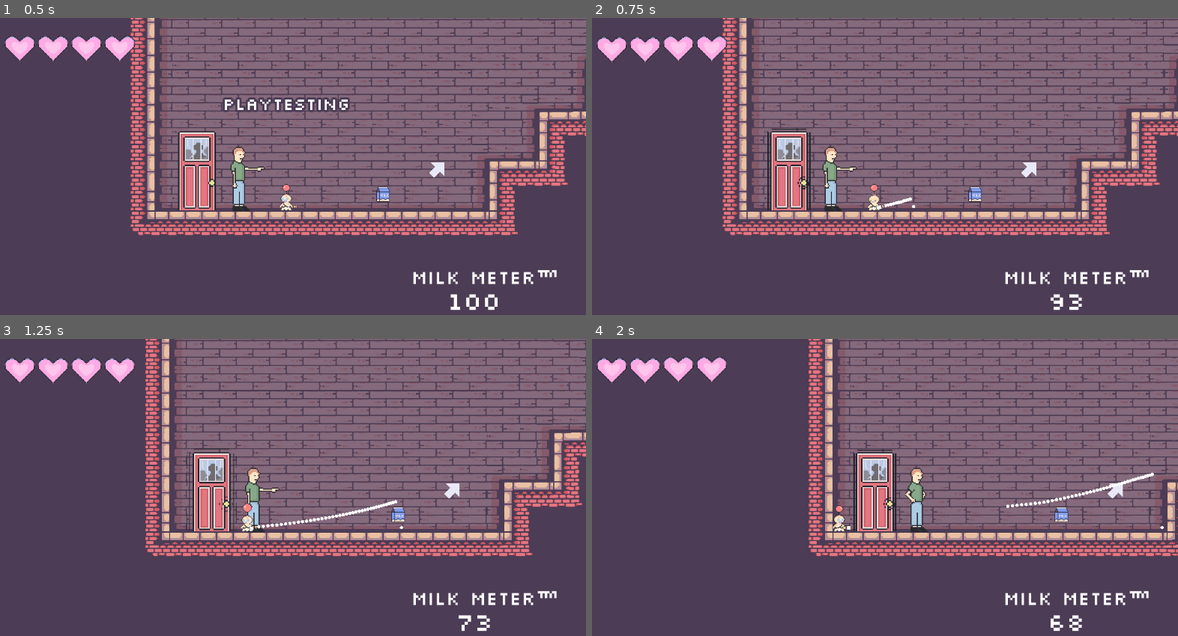
Above: before the commit, frames 1-4 (two rows, left to right).
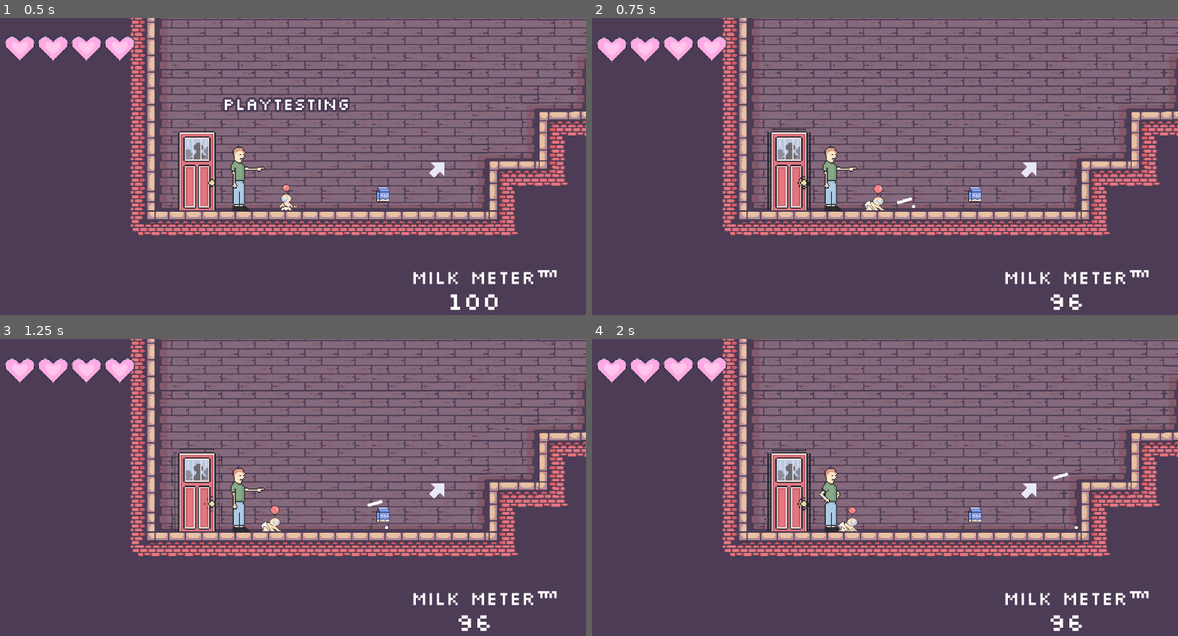
Above: after the commit, the same moments.

Repository: duncwilliams/trust-fund-baby
Game: Godot game, scene res://scenes/main.tscn
Same seed, same stepped clock (60 frames per second), same inputs: the game is played once before the commit and once after it.
Inputs (mouse positions are in pixels of both pictures, inside the frame that each line leads up to):
- Up to frame 1 (0.5 s): no input
- Up to frame 2 (0.75 s): move the mouse to (1008, 169) at 0.52 s; press the mouse at (1008, 169) at 0.53 s; hold D (crawl_right, bound only after the commit) from 0.53 s (still down)
- Up to frame 3 (1.25 s): keep holding D (crawl_right, bound only after the commit)
- Up to frame 4 (2 s): keep holding D (crawl_right, bound only after the commit); move the mouse to (756, 523) at 1.27 s; release the mouse at (756, 523) at 1.28 s; click (756, 523) at 1.35 s

Frame 1 is identical in both runs. In frame 2, 0.2% of the frame differs, in the area x 46-84%, y 55-99%; in frame 3, 15%; in frame 4, 23%, in the area x 22-100%, y 0-98%.

Commit message:
adding crawling mechanic

Diff:
--- a/project.godot
+++ b/project.godot
@@ -84,6 +84,16 @@
 "events": [Object(InputEventMouseButton,"resource_local_to_scene":false,"resource_name":"","device":-1,"window_id":0,"a …(258 unchanged characters)…
 ]
 }
+crawl_left={
+"deadzone": 0.2,
+"events": [Object(InputEventKey,"resource_local_to_scene":false,"resource_name":"","device":-1,"window_id":0,"alt_pressed":false,"shift_pressed":false,"ctrl_pressed":false,"meta_pressed":false,"pressed":false,"keycode":0,"physical_keycode":65,"key_label":0,"unicode":97,"location":0,"echo":false,"script":null)
+]
+}
+crawl_right={
+"deadzone": 0.2,
+"events": [Object(InputEventKey,"resource_local_to_scene":false,"resource_name":"","device":-1,"window_id":0,"alt_pressed":false,"shift_pressed":false,"ctrl_pressed":false,"meta_pressed":false,"pressed":false,"keycode":0,"physical_keycode":68,"key_label":0,"unicode":100,"location":0,"echo":false,"script":null)
+]
+}
 
 [physics]
 
--- a/scenes/baby.tscn
+++ b/scenes/baby.tscn
@@ -3,14 +3,32 @@
 [ext_resource type="Script" uid="uid://bfwi4h7pwsp8s" path="res://scripts/baby.gd" id="1_wpfv3"]
 [ext_resource type="Texture2D" uid="uid://djiuf7i4hc4b" path="res://art/custom/Big_Baby_Landing_2__Balloon.png" id="2_jhev3"]
 [ext_resource type="Texture2D" uid="uid://h54f6bm8tcal" path="res://art/custom/Big_Baby_2__Balloon.png" id="3_40ld7"]
+[ext_resource type="Texture2D" uid="uid://w4ixkvwepjc" path="res://art/custom/Baby_Crawl_left.png" id="3_cgpd6"]
 [ext_resource type="Texture2D" uid="uid://dajl85ohudcfi" path="res://art/custom/Baby_Damage.png" id="3_jhev3"]
 [ext_resource type="PackedScene" uid="uid://0aibwiyik5ip" path="res://scenes/bottle.tscn" id="3_ruhsn"]
+[ext_resource type="Texture2D" uid="uid://cksmtb2irw3rj" path="res://art/custom/Baby_Crawl.png" id="3_snfag"]
 [ext_resource type="Texture2D" uid="uid://doxusrna21qb6" path="res://art/custom/Baby_Defeat.png" id="4_40ld7"]
 
 [sub_resource type="AtlasTexture" id="AtlasTexture_cgpd6"]
 atlas = ExtResource("2_jhev3")
 region = Rect2(32, 0, 32, 56)
 
+[sub_resource type="AtlasTexture" id="AtlasTexture_bvro6"]
+atlas = ExtResource("3_cgpd6")
+region = Rect2(0, 0, 40, 56)
+
+[sub_resource type="AtlasTexture" id="AtlasTexture_f03f1"]
+atlas = ExtResource("3_cgpd6")
+region = Rect2(40, 0, 40, 56)
+
+[sub_resource type="AtlasTexture" id="AtlasTexture_7vagt"]
+atlas = ExtResource("3_snfag")
+region = Rect2(0, 0, 40, 56)
+
+[sub_resource type="AtlasTexture" id="AtlasTexture_22ru7"]
+atlas = ExtResource("3_snfag")
+region = Rect2(40, 0, 40, 56)
+
 [sub_resource type="AtlasTexture" id="AtlasTexture_m0hrq"]
 atlas = ExtResource("3_jhev3")
 region = Rect2(0, 0, 32, 56)
@@ -132,6 +150,28 @@
 "loop": false,
 "name": &"collide",
 "speed": 2.0
+}, {
+"frames": [{
+"duration": 1.0,
+"texture": SubResource("AtlasTexture_bvro6")
+}, {
+"duration": 1.0,
+"texture": SubResource("AtlasTexture_f03f1")
+}],
+"loop": false,
+"name": &"crawl_left",
+"speed": 4.0
+}, {
+"frames": [{
+"duration": 1.0,
+"texture": SubResource("AtlasTexture_7vagt")
+}, {
+"duration": 1.0,
+"texture": SubResource("AtlasTexture_22ru7")
+}],
+"loop": false,
+"name": &"crawl_right",
+"speed": 4.0
 }, {
 "frames": [{
 "duration": 1.0,
@@ -257,7 +297,7 @@
 process_mode = 3
 position = Vector2(0, -12)
 sprite_frames = SubResource("SpriteFrames_c7awe")
-animation = &"damage"
+animation = &"crawl_right"
 autoplay = "default"
 
 [node name="Bottle" parent="." unique_id=26694295 instance=ExtResource("3_ruhsn")]
--- a/scenes/map.tscn
+++ b/scenes/map.tscn
@@ -994,9 +994,6 @@
 "speed": 10.0
 }]
 
-[sub_resource type="RectangleShape2D" id="RectangleShape2D_2lpho"]
-size = Vector2(470.09146, 20)
-
 [node name="Map" type="Node2D" unique_id=1817902467 groups=["map"]]
 modulate = Color(0.91273814, 0.90737766, 0.9735089, 1)
 script = ExtResource("1_2klcf")
@@ -1142,14 +1139,7 @@
 scale = Vector2(5, 5)
 sprite_frames = SubResource("SpriteFrames_mlgqr")
 autoplay = "default"
-frame_progress = 0.234361
+frame_progress = 0.572393
 flip_h = true
 
-[node name="StaticBody2D" type="StaticBody2D" parent="." unique_id=567554215]
-
-[node name="CollisionShape2D" type="CollisionShape2D" parent="StaticBody2D" unique_id=115728467]
-position = Vector2(147, 105)
-rotation = 0.66497046
-shape = SubResource("RectangleShape2D_2lpho")
-
 [connection signal="area_entered" from="SecondFloorTrigger" to="." method="_on_second_floor_trigger_area_entered"]
--- a/scripts/baby.gd
+++ b/scripts/baby.gd
@@ -10,12 +10,13 @@
 var invincible: bool = false
 var i_frames_time: float = 1.5
 var defeated: bool = false
+var crawl_speed: float = 30
+var crawling: bool = false
+var was_crawling: bool = false
+var animation_locked: bool = false
 
 
 func _physics_process(delta: float) -> void:
-	# sprite orientation
-	$AnimatedSprite2D.flip_h = (velocity.x < 0)
-
 	if not defeated:
 		# area overlap detection
 		for area in $Area2D.get_overlapping_areas():
@@ -27,12 +28,42 @@
 				take_damage()
 
 		# physics
-		if ((not is_on_floor()) and (not bottle.currently_firing)) :
-			velocity += get_gravity() * delta
+		if not is_on_floor() :
+			if not bottle.currently_firing:
+				velocity += get_gravity() * delta
+		else:
+			if Input.is_action_pressed("crawl_left"):
+				if not animation_locked:
+					$AnimatedSprite2D.flip_h = false
+					$AnimatedSprite2D.play("crawl_left")
+				crawling = true
+				was_crawling = crawling
+				velocity += Vector2.LEFT * crawl_speed * delta
+			elif Input.is_action_pressed("crawl_right"):
+				if not animation_locked:
+					$AnimatedSprite2D.flip_h = false
+					$AnimatedSprite2D.play("crawl_right")
+				crawling = true
+				was_crawling = crawling
+				velocity += Vector2.RIGHT * crawl_speed * delta
+			else:
+				crawling = false
+				if was_crawling:
+					was_crawling = false
+					$AnimatedSprite2D.play("default")
+
 
 		move_and_slide()
 	else:
 		velocity += get_gravity() * delta
+
+
+	# sprite orientation
+	if not crawling:
+		$AnimatedSprite2D.flip_h = (velocity.x < 0)
+		$Bottle/AnimatedSprite2D.visible = true
+	else:
+		$Bottle/AnimatedSprite2D.visible = false
 
 
 func milk_thrust(thrust_angle: Vector2) -> void:
@@ -57,6 +88,7 @@
 		if health <= 0.0:
 			defeat()
 		else:
+			animation_locked = true
 			$AnimatedSprite2D.play("damage")
 			# i frames
 			await get_tree().create_timer(i_frames_time).timeout
@@ -69,11 +101,10 @@
 	$Bottle.process_mode = Node.PROCESS_MODE_DISABLED
 	$CharacterBodyCollision.set_deferred("disabled", true)
 	$Area2D/AreaCollision.set_deferred("disabled", true)
-	print("baby defeated")
 	$AnimatedSprite2D.play("defeat")
 
 func _on_area_2d_body_entered(body: Node2D) -> void:
-	if body.is_in_group("map"):
+	if body.is_in_group("map") and not animation_locked:
 		$AnimatedSprite2D.play("collide")
 
 
@@ -86,5 +117,9 @@
 
 
 func _on_animated_sprite_2d_animation_finished() -> void:
-	if not $AnimatedSprite2D.animation == "defeat":
-		$AnimatedSprite2D.play("default")
+	if $AnimatedSprite2D.animation == "damage":
+		animation_locked = false
+
+	if not animation_locked:
+		if not $AnimatedSprite2D.animation == "defeat" and not crawling:
+			$AnimatedSprite2D.play("default")
--- a/scripts/bottle.gd
+++ b/scripts/bottle.gd
@@ -18,21 +18,22 @@
 
 
 func _physics_process(delta: float) -> void:
-	if Input.is_action_pressed("shoot_milk") and milk_amount > 0:
-		currently_firing = true
+	if $AnimatedSprite2D.visible:
+		if Input.is_action_pressed("shoot_milk") and milk_amount > 0:
+			currently_firing = true
 
-		fire_accumulator += shots_per_second * delta
-		while fire_accumulator >= 1.0:
-			fire_accumulator -= 1.0
-			shoot_milk()
+			fire_accumulator += shots_per_second * delta
+			while fire_accumulator >= 1.0:
+				fire_accumulator -= 1.0
+				shoot_milk()
 
-		drain_accumulator += drain_per_second * delta
-		while drain_accumulator >= 1.0 and milk_amount > 0:
-			drain_accumulator -= 1.0
-			drain_milk()
-	else:
-		currently_firing = false
-		fire_accumulator = 0.0
+			drain_accumulator += drain_per_second * delta
+			while drain_accumulator >= 1.0 and milk_amount > 0:
+				drain_accumulator -= 1.0
+				drain_milk()
+		else:
+			currently_firing = false
+			fire_accumulator = 0.0
 
 	# sprite handling
 	if milk_amount == 100:
Binary file added: art/custom/Baby_Crawl_left.png
Not shown, added: art/custom/Baby_Crawl_left.png.import
